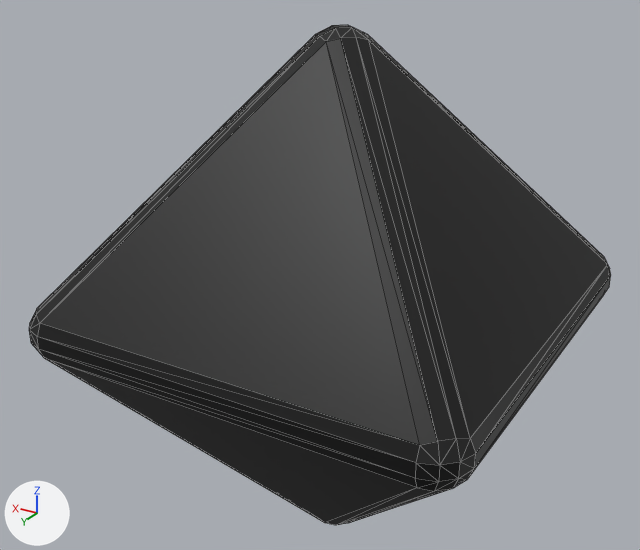
The glTF model public/d8.gltf: old version first, new version second.
Both versions are drawn from a 50 mm lens placed at (-1.74, 3.06, 1.63), pointed at (0.09, 0.01, 0.1). Arrows for +X, +Y and +Z are at lower left; the lights stay in place. Mesh edges are drawn as thin lines. Vertices at the same position are counted once.
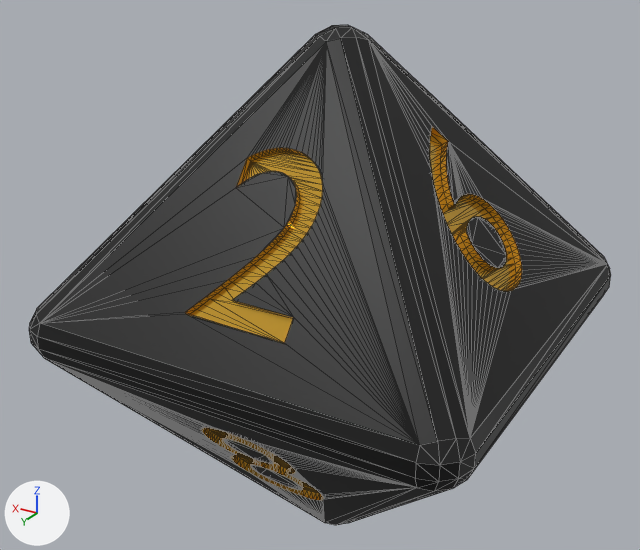
Scene script edits in JSON lines:
```json
{"op": "add", "block": "mat_material_002", "code": ["mat_material_002 = principled_material('Material.002')", "mat_material_002.base_color = (0.8, 0.461, 0.0471)  # yellow #e7b53d", "mat_material_002.metallic = 0.669", "mat_material_002.roughness = 0.0"]}
{"block": "me_plane", "where": "# used by ob_plane; location = (0.0, 0.0, 0.0)"}
{"op": "remove", "block": "me_plane", "code": "me_plane.from_pydata(...)  # 96 vertices, 188 faces; spans x -0.96..0.96, y -0.96..0.96, z -1.16..1.16"}
{"op": "add", "block": "me_plane", "code": "me_plane.from_pydata(...)  # 1404 vertices, 2804 faces; spans x -0.96..0.96, y -0.96..0.96, z -1.16..1.16"}
{"block": "me_plane", "change": "me_plane part 1: 1308 vertices added at x -0.84..0.84, y -0.87..0.83, z -0.76..0.8"}
{"op": "add", "block": "me_plane", "code": "me_plane.materials.append(mat_material_002)  # yellow #e7b53d"}
```

Changed parts and their boxes [x1, y1, x2, y2] in the pictures (640 x 550 px):
```json
{"part": 1, "of": "me_plane", "change": "added", "after": [40, 41, 607, 523]}
```
